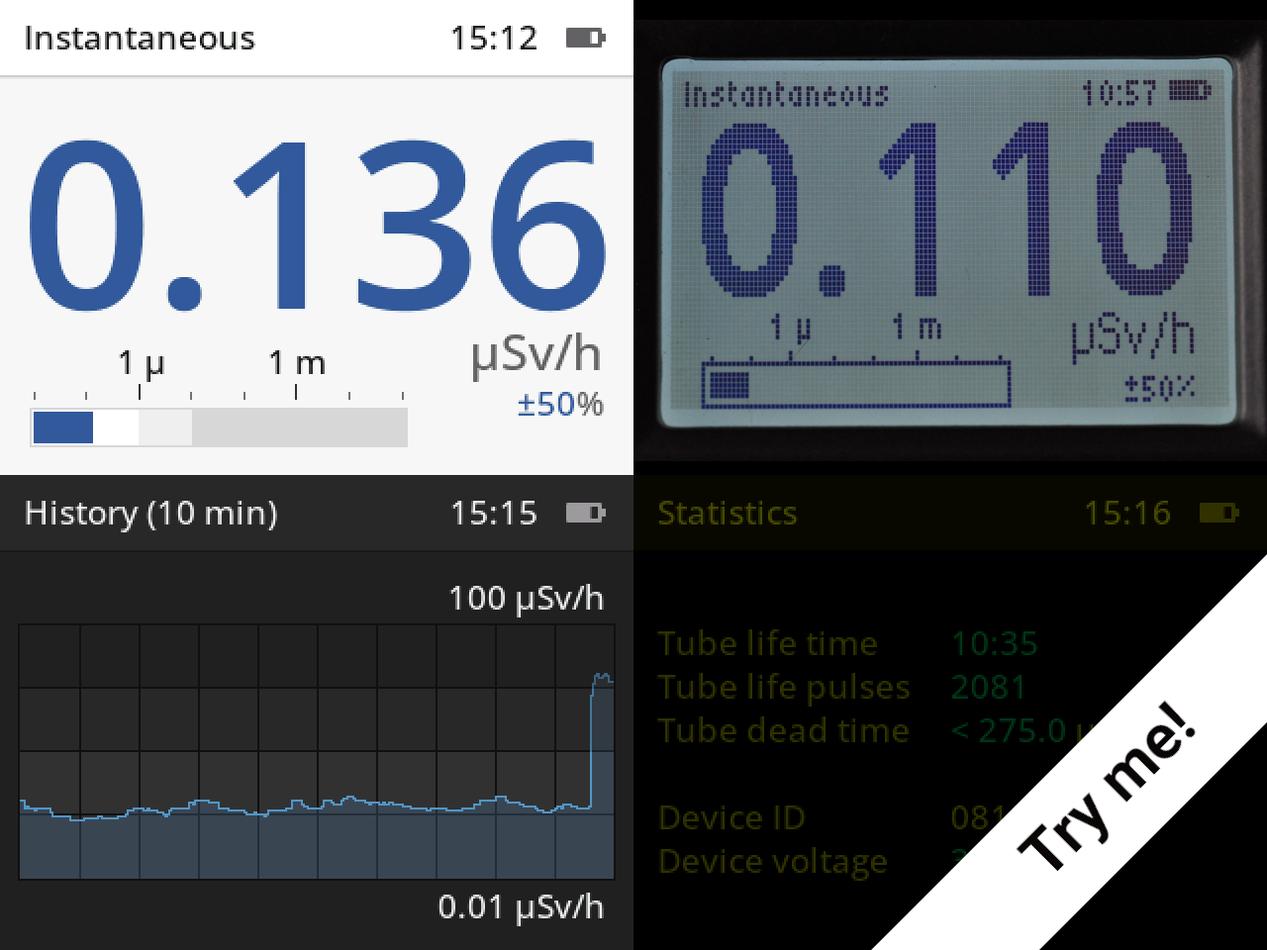
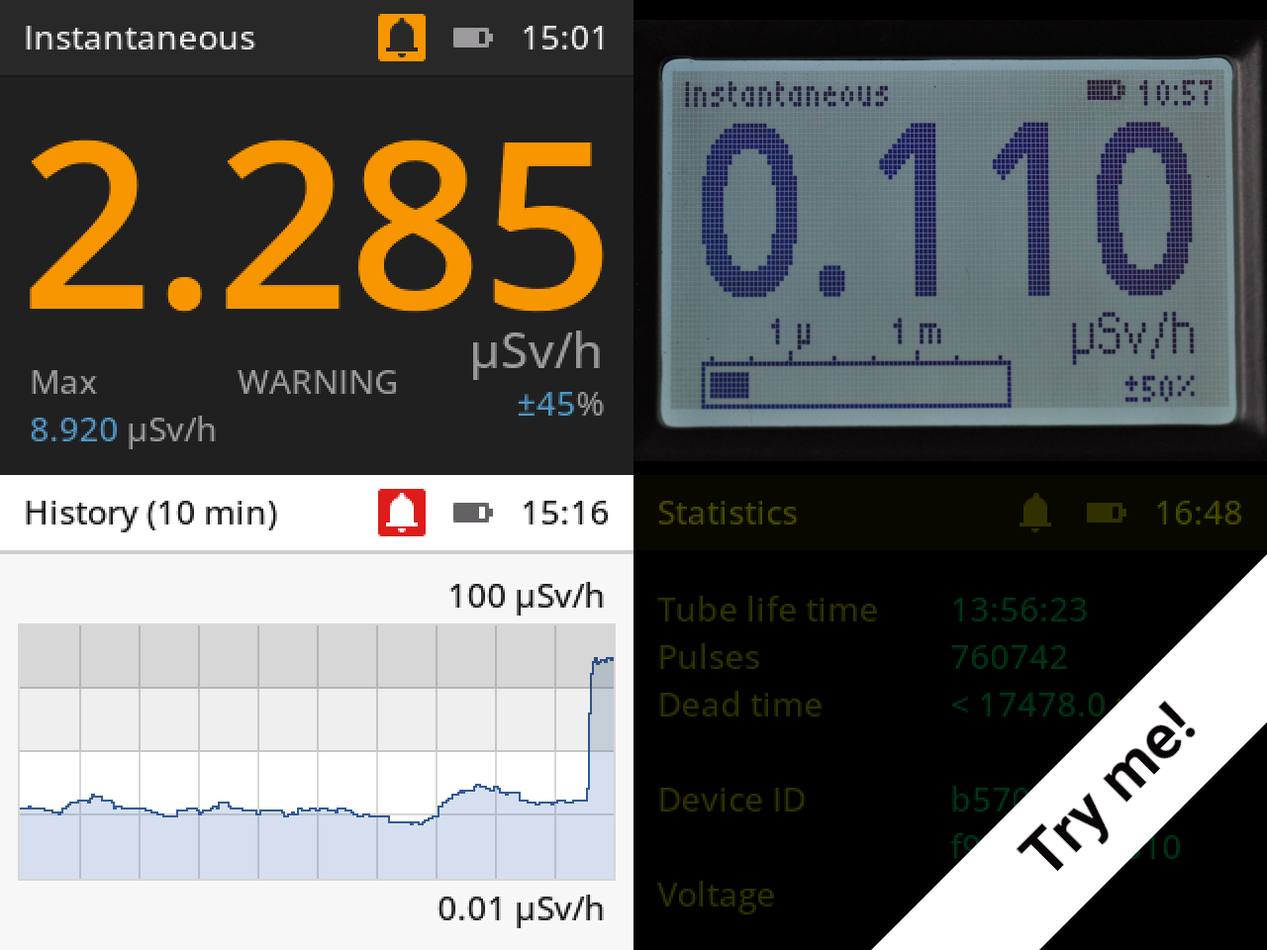
Layers edited between the first and the second 1267 × 950 image:
removed layer "radpro-title.png" over [0, 0, 1241, 950]
added layer "Dusk" above "Day" over [0, 0, 634, 476]
added layer "Day" above "Night" over [0, 475, 634, 950]
added layer "Night" above "Monochrome" over [657, 492, 1241, 915]
added layer "Monochrome" over [769, 74, 1217, 361]
